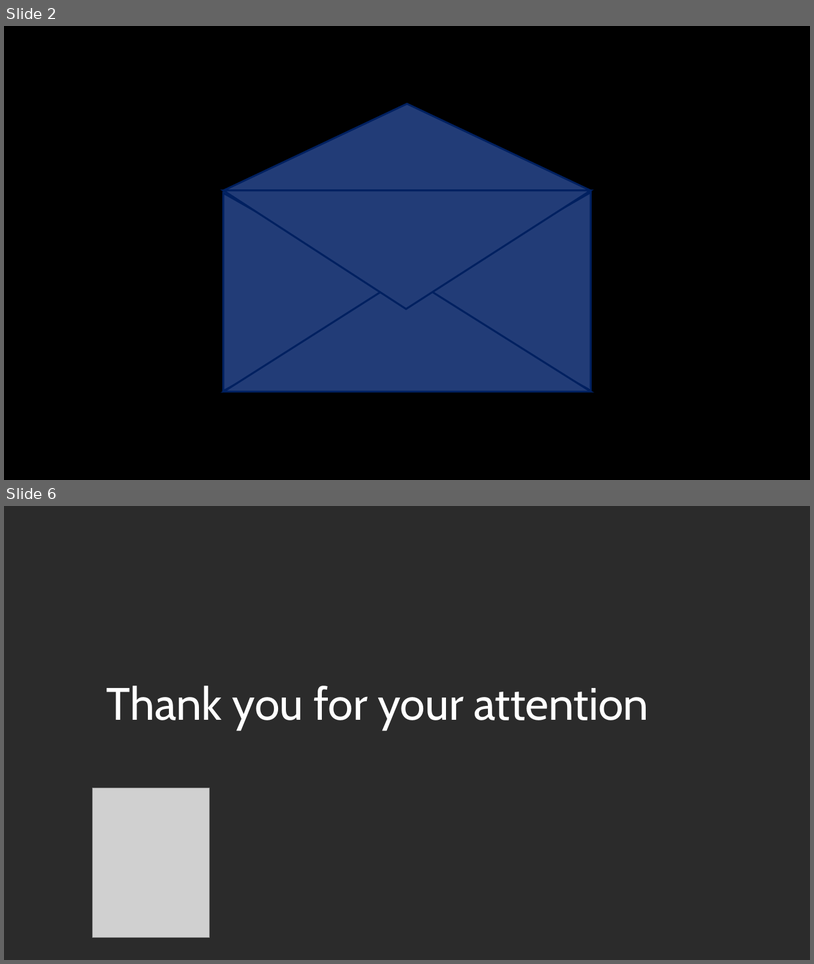
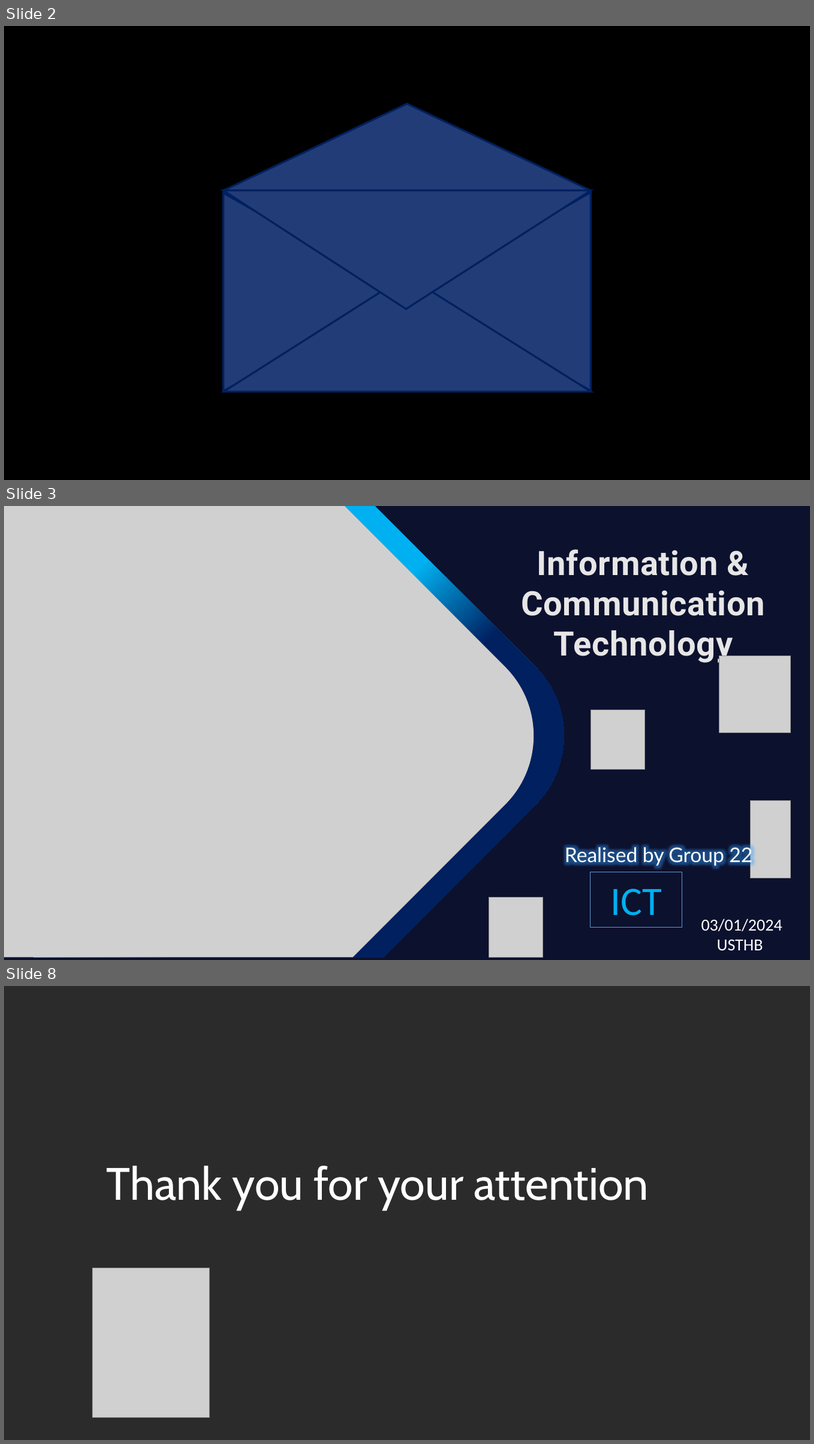
Before and after one commit to yousra-n/final-project, a slide deck: Power point presentation TIC.pptx. Shown one above the other, each under a label of ours: slides 2 and 6 before the commit, slides 2, 3 and 8 after it; the slides between them are not shown. The pictures are 814x964 and 814x1444 pixels, drawn with LibreOffice and Linux fonts; fonts in the diff are those of the drawing; grey boxes stand for pictures; background and template pictures are left out; a plain dark background stands for a picture behind light text. Boxes give left, top, right and bottom in pixels: in the first picture for what was removed or moved away, otherwise in the second. Text is boxed around its words. In the diff, an @@ line names an element or a change of style, - is before the commit and + after.

```diff
--- a/Power point presentation TIC.pptx
+++ b/Power point presentation TIC.pptx
@@ slide 3 added at (x1=4, y1=506, x2=810, y2=960), background #0C112E @@
@@ freeform shape added at (x1=4, y1=506, x2=605, y2=960), fill gradient #002060 to #00B0F0 @@
@@ picture added at (x1=4, y1=506, x2=575, y2=960) @@
@@ text added at (x1=521, y1=549, x2=765, y2=664), 40 pt, text #E7E6E6, bold @@
+Information & Communication Technology
@@ picture added at (x1=720, y1=655, x2=791, y2=733) @@
@@ picture added at (x1=591, y1=709, x2=645, y2=769) @@
@@ picture added at (x1=751, y1=801, x2=792, y2=878) @@
@@ text added at (x1=565, y1=844, x2=753, y2=865), 24 pt, text #FFFFFF @@
+Realised by Group 22
@@ rectangle added at (x1=591, y1=872, x2=682, y2=927), outline #5B9BD5 0.75 pt, 48 pt, text #00B0F0 @@
+ICT
@@ picture added at (x1=489, y1=897, x2=543, y2=957) @@
@@ text added at (x1=702, y1=918, x2=783, y2=951), 20 pt, text #FFFFFF @@
+03/01/2024
+USTHB
@@ what was slide 6 is now slide 8 @@
```
Also in this commit, not shown: 1 other slide added, 2 slides removed.
